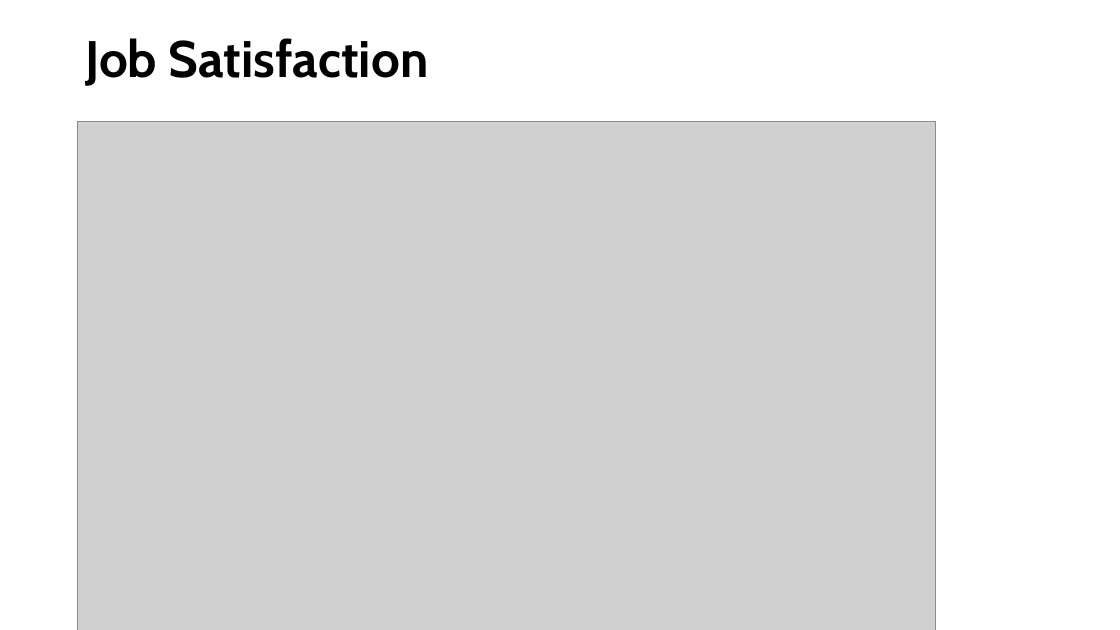
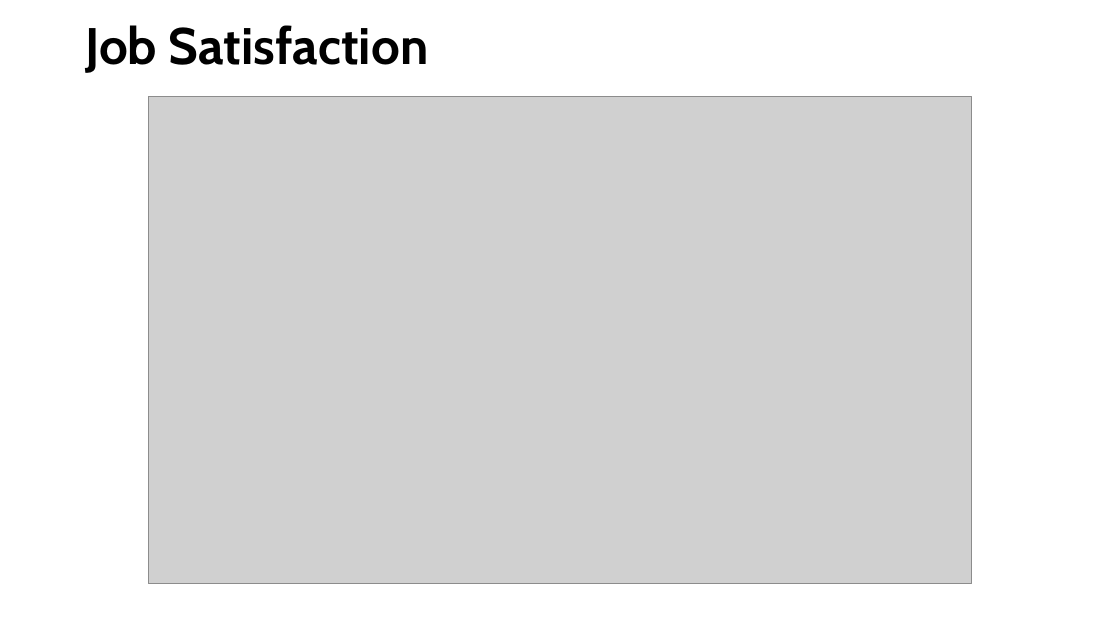
Before and after one commit to kuldeepemol/tech-nerds, a slide deck: slide 25 of Stack-overflow-2018-data-analysis.pptx (slide 24 before the commit). Drawn at 1120x630 pixels with LibreOffice and Linux fonts; fonts in the diff are those of the drawing; grey boxes stand for pictures. Boxes give left, top, right and bottom in pixels: in the first picture for what was removed or moved away, otherwise in the second. Text is boxed around its words. In the diff, an @@ line names an element or a change of style, - is before the commit and + after.

```diff
--- a/Stack-overflow-2018-data-analysis.pptx
+++ b/Stack-overflow-2018-data-analysis.pptx
@@ title "Job Satisfaction": place and size @@
-title "Job Satisfaction" at box(85, 38, 429, 86)
+title "Job Satisfaction" at box(85, 25, 429, 73)
@@ picture: place and size @@
-picture at box(77, 122, 936, 630)
+picture at box(148, 97, 972, 584)
```
Also in this commit, not shown: 17 other slides changed, 1 slide added.
